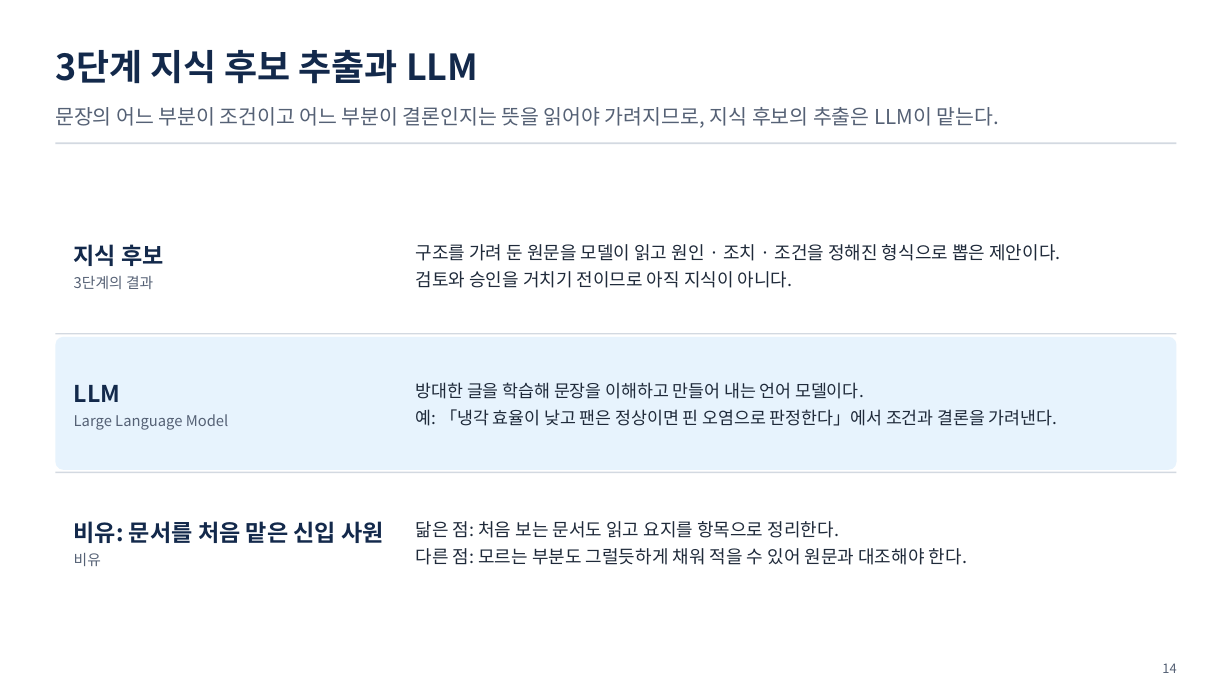
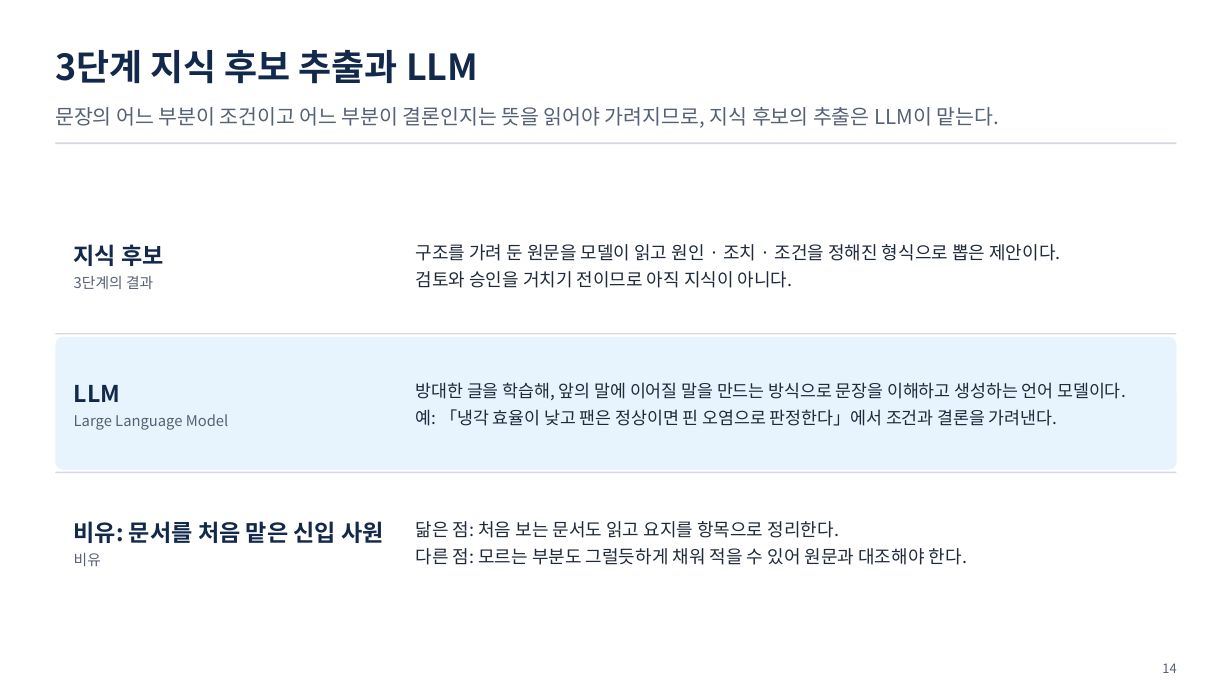
Before and after one commit to uengine-oss/hyd-iot-edu, a slide deck: slide 14 of 산출물/통합반/이론/04회차/통합반_04일차.pptx. Drawn at 1232x693 pixels with LibreOffice and Linux fonts; fonts in the diff are those of the drawing. Boxes give left, top, right and bottom in pixels: in the first picture for what was removed or moved away, otherwise in the second. Text is boxed around its words. In the diff, an @@ line names an element or a change of style, - is before the commit and + after.

```diff
--- a/산출물/통합반/이론/04회차/통합반_04일차.pptx
+++ b/산출물/통합반/이론/04회차/통합반_04일차.pptx
@@ text at box(416, 382, 1126, 400): text changed @@
-방대한 글을 학습해 문장을 이해하고 만들어 내는 언어 모델이다.
+방대한 글을 학습해, 앞의 말에 이어질 말을 만드는 방식으로 문장을 이해하고 생성하는 언어 모델이다.
```
Also in this commit, not shown: 32 other slides changed, 1 slide added, 5 other files.
